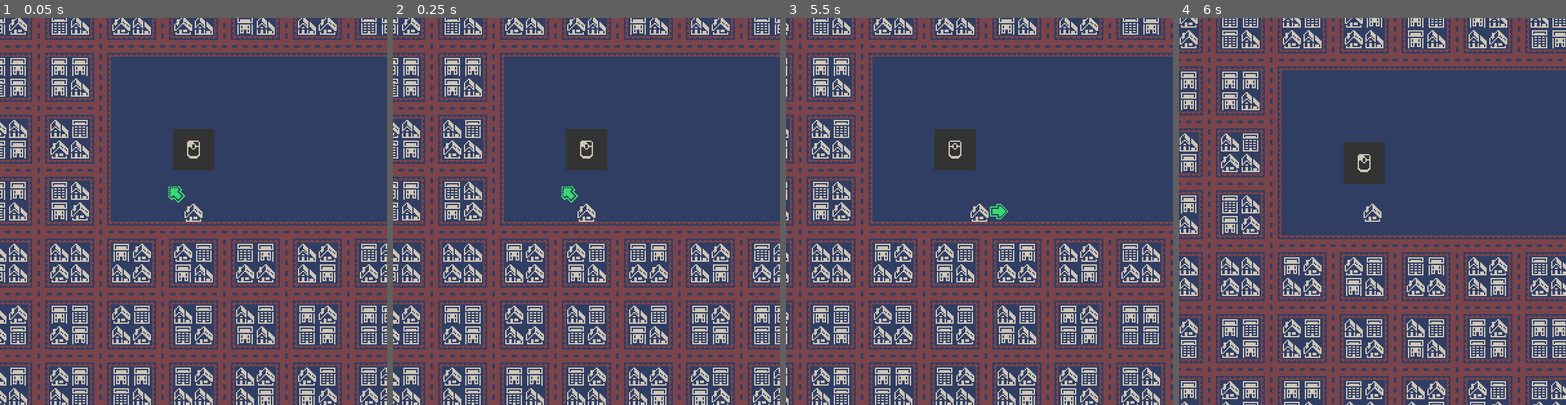
Above: before the commit, frames 1-4 (left to right).
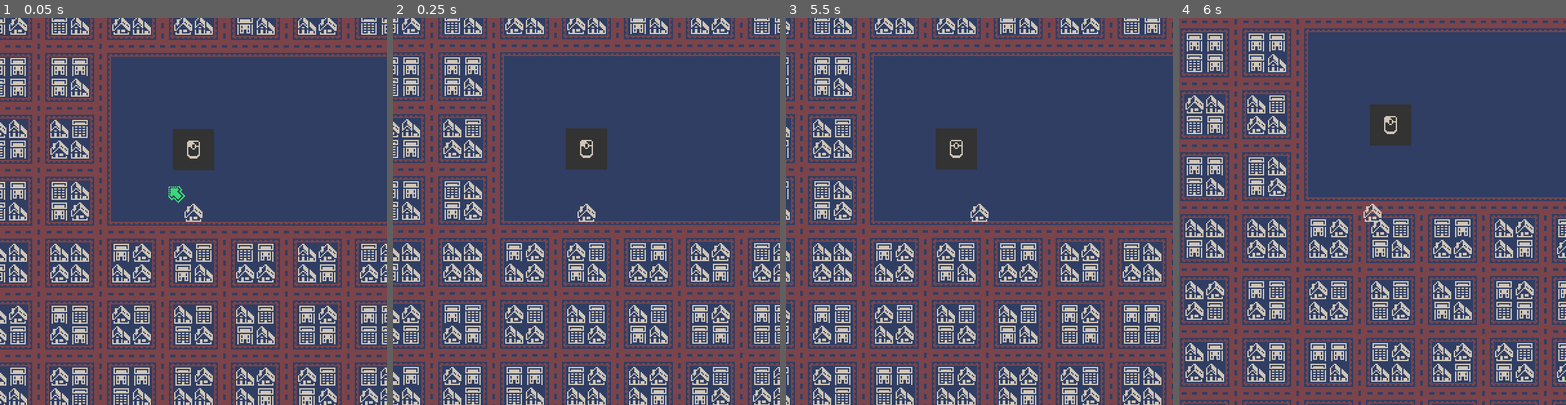
Above: after the commit, the same moments.

Repository: AmossGuy/jumphouse
Game: Godot game, scene res://level1.tscn
Same seed, same stepped clock (60 frames per second), same inputs: the game is played once before the commit and once after it. Sound files missing from this copy of the repository are replaced by a short silence.
Inputs (mouse positions are in pixels of both pictures, inside the frame that each line leads up to):
- Up to frame 1 (0.05 s): no input
- Up to frame 2 (0.25 s): no input
- Up to frame 3 (5.5 s): move the mouse to (1064, 192) at 0.52 s; press the mouse at (1064, 192) at 0.53 s; move the mouse to (902, 230) at 1.27 s; release the mouse at (902, 230) at 1.28 s; click (902, 230) at 1.35 s; move the mouse to (1018, 126) at 2.02 s; press the mouse at (1018, 126) at 2.03 s; move the mouse to (960, 288) at 2.77 s; release the mouse at (960, 288) at 2.78 s; click (960, 288) at 2.85 s; move the mouse to (1095, 269) at 3.52 s; press the mouse at (1095, 269) at 3.53 s; move the mouse to (863, 153) at 4.27 s; release the mouse at (863, 153) at 4.28 s; click (863, 153) at 4.35 s; move the mouse to (998, 211) at 5.02 s; press the mouse at (998, 211) at 5.03 s
- Up to frame 4 (6 s): move the mouse to (1314, 114) at 5.77 s; release the mouse at (1314, 114) at 5.78 s; click (1314, 114) at 5.85 s

Frame 1 is identical in both runs. In frame 2, 9.9% of the frame differs, in the area x 0-100%, y 0-100%; in frame 3, 24%; in frame 4, 56%.

Commit message:
move “2nd_go” far away at runtime instead

Diff:
--- a/level1.tscn
+++ b/level1.tscn
@@ -229,7 +229,6 @@
 position = Vector2( 2072, -520 )
 
 [node name="2nd_go" type="Node2D" parent="."]
-position = Vector2( 2.14748e+09, 2.14748e+09 )
 __meta__ = {
 "_edit_lock_": true
 }
--- a/renovate_area.gd
+++ b/renovate_area.gd
@@ -2,6 +2,9 @@
 
 export(NodePath) var removed
 export(NodePath) var added
+
+func _ready():
+	get_node(added).position = Vector2(INF, INF)
 
 func _on_renovate_area_body_entered(body):
 	if body.is_class("ball"):
